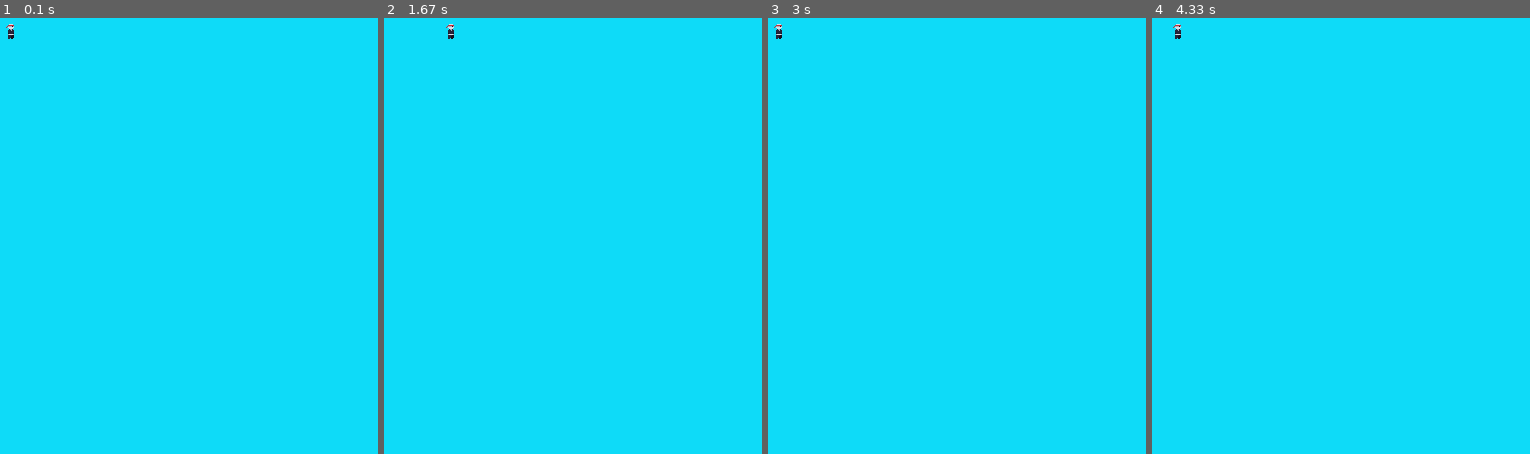
Above: before the commit, frames 1-4 (left to right).
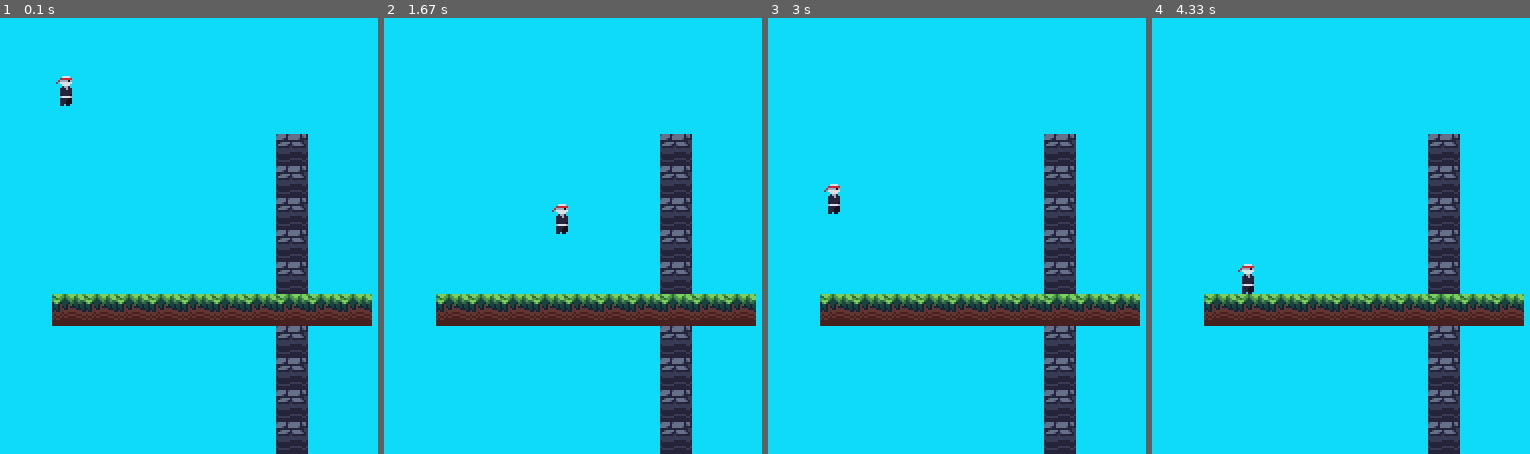
Above: after the commit, the same moments.

Repository: Leovalcante/pygame-platformer
Game: pygame game, started from game.py
Two runs of this game, one before a commit and one after it. Both use one fixed random seed, a clock stepped at 60 frames per second and the inputs below.
Inputs:
- Up to frame 1 (0.1 s): no input
- Up to frame 2 (1.67 s): hold Right 0.33-0.8 s; hold Up 0.83-1.13 s; hold Right 1.17-1.63 s
- Up to frame 3 (3 s): hold Left 1.67-2.2 s; hold Left 2.23-2.63 s; hold Up from 2.67 s (still down)
- Up to frame 4 (4.33 s): release Up at 3.03 s; hold Right 3.07-3.7 s; hold Left 3.73-4.2 s; hold Right from 4.23 s (still down)

The runs differ from the first frame. In frame 1, 12% of the frame differs, in the area x 1-99%, y 1-100%; in frame 2, 12%; in frame 3, 12%; in frame 4, 12%.

Commit message:
implement physics and tiles collision

Diff:
--- a/game.py
+++ b/game.py
@@ -4,7 +4,8 @@
 import pygame
 
 from scripts.entities import PhysicsEntity
-from scripts.utils import load_image
+from scripts.tilemap import Tilemap
+from scripts.utils import load_image, load_images
 
 
 class Game:
@@ -12,19 +13,29 @@
         pygame.init()
         pygame.display.set_caption("Ninja game")
         self.screen = pygame.display.set_mode((width, height))
+        self.display = pygame.Surface((width / 2, height / 2))
 
         self.clock = pygame.time.Clock()
         self.movement = [False, False]
 
-        self.assets = {"player": load_image(os.path.join("entities", "player.png"))}
-
+        self.assets = {
+            "decor": load_images(os.path.join("tiles", "decor")),
+            "large_decor": load_images(os.path.join("tiles", "large_decor")),
+            "grass": load_images(os.path.join("tiles", "grass")),
+            "stone": load_images(os.path.join("tiles", "stone")),
+            "player": load_image(os.path.join("entities", "player.png")),
+        }
         self.player = PhysicsEntity(self, "player", (50, 50), (8, 15))
+        self.tilemap = Tilemap(self)
 
     def run(self):
         while True:
-            self.screen.fill((14, 219, 248))
-            self.player.update((self.movement[1] - self.movement[0], 0))
-            self.player.render(self.screen)
+            self.display.fill((14, 219, 248))
+
+            self.tilemap.render(self.display)
+
+            self.player.update(self.tilemap, (self.movement[1] - self.movement[0], 0))
+            self.player.render(self.display)
 
             for event in pygame.event.get():
                 if event.type == pygame.QUIT:
@@ -35,12 +46,23 @@
                         self.movement[0] = True
                     if event.key == pygame.K_RIGHT:
                         self.movement[1] = True
+                    if event.key == pygame.K_UP:
+                        self.player.velocity[1] = -3
+                    if (
+                        event.key == pygame.K_c
+                        and pygame.key.get_mods() & pygame.K_LCTRL
+                    ):
+                        pygame.quit()
+                        sys.exit()
                 if event.type == pygame.KEYUP:
                     if event.key == pygame.K_LEFT:
                         self.movement[0] = False
                     if event.key == pygame.K_RIGHT:
                         self.movement[1] = False
 
+            self.screen.blit(
+                pygame.transform.scale(self.display, self.screen.get_size()), (0, 0)
+            )
             pygame.display.update()
             self.clock.tick(60)
 
--- a/scripts/entities.py
+++ b/scripts/entities.py
@@ -1,4 +1,6 @@
 import pygame
+
+MAX_FALL_VEOLICITY = 5
 
 
 class PhysicsEntity:
@@ -8,15 +10,49 @@
         self.pos = list(pos)
         self.size = size
         self.velocity = [0, 0]
+        self.collision = {"top": False, "bottom": False, "right": False, "left": False}
 
-    def update(self, movement=None):
+    def rect(self):
+        return pygame.Rect(self.pos[0], self.pos[1], self.size[0], self.size[1])
+
+    def update(self, tilemap, movement=None):
+        self.collision = {"top": False, "bottom": False, "right": False, "left": False}
+
         if movement is None:
             movement = (0, 0)
 
         fm_x = movement[0] + self.velocity[0]
         fm_y = movement[1] + self.velocity[1]
         self.pos[0] += fm_x
+        entity_rect = self.rect()
+        for rect in tilemap.physics_rects_around(self.pos):
+            if entity_rect.colliderect(rect):
+                if fm_x > 0:
+                    entity_rect.right = rect.left
+                    self.collision["right"] = True
+                if fm_x < 0:
+                    entity_rect.left = rect.right
+                    self.collision["left"] = True
+
+                self.pos[0] = entity_rect.x
+
         self.pos[1] += fm_y
+        entity_rect = self.rect()
+        for rect in tilemap.physics_rects_around(self.pos):
+            if entity_rect.colliderect(rect):
+                if fm_y > 0:
+                    entity_rect.bottom = rect.top
+                    self.collision["bottom"] = True
+                if fm_y < 0:
+                    entity_rect.top = rect.bottom
+                    self.collision["top"] = True
+
+                self.pos[1] = entity_rect.y
+
+        self.velocity[1] = min(MAX_FALL_VEOLICITY, self.velocity[1] + 0.1)
+
+        if self.collision["bottom"] or self.collision["top"]:
+            self.velocity[1] = 0
 
     def render(self, surf):
         surf.blit(self.game.assets["player"], self.pos)
--- /dev/null
+++ b/scripts/tilemap.py
@@ -0,0 +1,64 @@
+import itertools
+
+import pygame
+from pygame.math import Vector2
+
+NEIGHBOR_OFFSETS = list(itertools.product([-1, 0, 1], repeat=2))
+PHYSICS_TILES = {"grass", "stone"}
+
+
+class Tilemap:
+    def __init__(self, game, tile_size=16):
+        self.game = game
+        self.tile_size = tile_size
+        self.tilemap = {}
+        self.offgrid_tiles = []
+
+        for i in range(10):
+            self.tilemap[f"{3+i};10"] = {
+                "type": "grass",
+                "variant": 1,
+                "pos": (3 + i, 10),
+            }
+            self.tilemap[f"10;{5+i}"] = {
+                "type": "stone",
+                "variant": 1,
+                "pos": (10, 5 + i),
+            }
+
+    def tiles_around(self, pos):
+        tiles = []
+        tile_loc = (int(pos[0] // self.tile_size), int(pos[1] // self.tile_size))
+        for offset in NEIGHBOR_OFFSETS:
+            check_loc = (
+                str(tile_loc[0] + offset[0]) + ";" + str(tile_loc[1] + offset[1])
+            )
+            if check_loc in self.tilemap:
+                tiles.append(self.tilemap[check_loc])
+
+        return tiles
+
+    def physics_rects_around(self, pos):
+        rects = []
+        for tile in self.tiles_around(pos):
+            if tile["type"] in PHYSICS_TILES:
+                rects.append(
+                    pygame.Rect(
+                        tile["pos"][0] * self.tile_size,
+                        tile["pos"][1] * self.tile_size,
+                        self.tile_size,
+                        self.tile_size,
+                    )
+                )
+
+        return rects
+
+    def render(self, surf):
+        for tile in self.offgrid_tiles:
+            surf.blit(self.game.assets[tile["type"]][tile["variant"]], tile["pos"])
+
+        for loc, tile in self.tilemap.items():
+            surf.blit(
+                self.game.assets[tile["type"]][tile["variant"]],
+                Vector2(tile["pos"]) * self.tile_size,
+            )
--- a/scripts/utils.py
+++ b/scripts/utils.py
@@ -9,3 +9,14 @@
     img = pygame.image.load(os.path.join(BASE_IMG_PAHT, path)).convert()
     img.set_colorkey(pygame.Color("black"))
     return img
+
+
+def load_images(path):
+    images = []
+    for img_name in sorted(
+        os.listdir(os.path.join(BASE_IMG_PAHT, path)),
+        key=lambda el: int(el.split(".")[0]),
+    ):
+        images.append(load_image(os.path.join(path, img_name)))
+
+    return images
